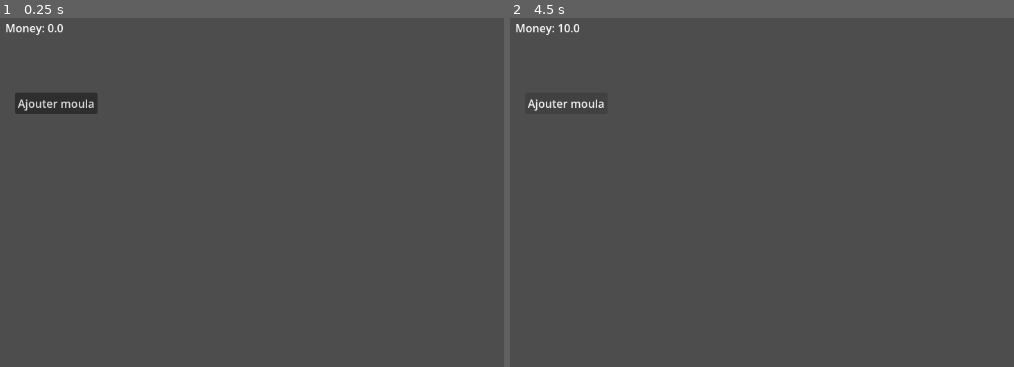
Above: before the commit, frames 1-2 (left to right).
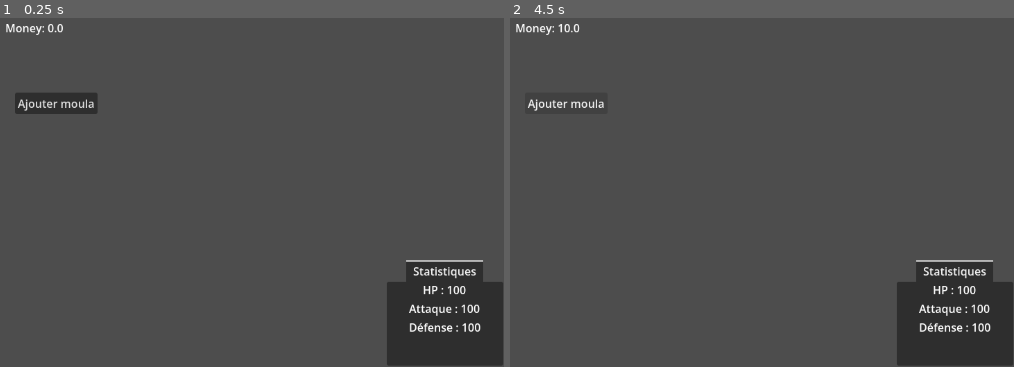
Above: after the commit, the same moments.

Repository: XeyNox/Snakdle
Game: Godot game, scene res://Scenes/Main.tscn
Two runs of this game, one before a commit and one after it. Both use one fixed random seed, a clock stepped at 60 frames per second and the inputs below.
Inputs:
- Up to frame 1 (0.25 s): no input
- Up to frame 2 (4.5 s): click "Ajouter moula" at 0.5 s; click "Ajouter moula" at 1.25 s; click "Ajouter moula" at 2 s; tap Enter at 2.75, 4.25 s; tap Space at 3.5 s

The runs differ from the first frame. In frame 1, 6.2% of the frame differs, in the area x 76-100%, y 69-100%; in frame 2, 6.2%.

Commit message:
addStatBasic

Diff:
--- a/Scenes/Main.tscn
+++ b/Scenes/Main.tscn
@@ -3,6 +3,7 @@
 [ext_resource type="Script" uid="uid://bugott2csejag" path="res://Scenes/GameManager.gd" id="1_idj7w"]
 [ext_resource type="Script" uid="uid://buwe6edoa38so" path="res://Scenes/label.gd" id="2_kln2b"]
 [ext_resource type="Script" uid="uid://vjtwj8505nt8" path="res://Scenes/button.gd" id="2_rgh2o"]
+[ext_resource type="Script" uid="uid://cm7q361iaq3q1" path="res://Scripts/listStat.gd" id="4_rgh2o"]
 
 [node name="Main" type="Node2D" unique_id=1249350998]
 position = Vector2(452, 224)
@@ -31,3 +32,31 @@
 offset_bottom = 170.0
 script = ExtResource("2_kln2b")
 metadata/_edit_use_anchors_ = true
+
+[node name="TabContainer" type="TabContainer" parent="CanvasLayer" unique_id=325402615]
+offset_left = 983.0
+offset_top = 494.0
+offset_right = 1151.0
+offset_bottom = 646.0
+tab_alignment = 1
+current_tab = 0
+script = ExtResource("4_rgh2o")
+
+[node name="Statistiques" type="VBoxContainer" parent="CanvasLayer/TabContainer" unique_id=229079137]
+layout_mode = 2
+metadata/_tab_index = 0
+
+[node name="HP" type="Label" parent="CanvasLayer/TabContainer/Statistiques" unique_id=1355302414]
+layout_mode = 2
+horizontal_alignment = 1
+vertical_alignment = 1
+
+[node name="Attaque" type="Label" parent="CanvasLayer/TabContainer/Statistiques" unique_id=178179328]
+layout_mode = 2
+horizontal_alignment = 1
+vertical_alignment = 1
+
+[node name="Défense" type="Label" parent="CanvasLayer/TabContainer/Statistiques" unique_id=1833467842]
+layout_mode = 2
+horizontal_alignment = 1
+vertical_alignment = 1
--- /dev/null
+++ b/Scripts/listStat.gd
@@ -0,0 +1,20 @@
+extends TabContainer
+
+# Stats du personnage (variables)
+var hp_value = 100
+var attaque_value = 100
+var defense_value = 100
+
+# Références aux labels (nœuds)
+@onready var hp_label = $Statistiques/HP
+@onready var attaque_label = $Statistiques/Attaque
+@onready var defense_label = $Statistiques/Défense
+
+func _ready():
+	print("HP : " + str(hp_value))
+	update_stats()
+
+func update_stats():
+	hp_label.text = "HP : " + str(hp_value)
+	attaque_label.text = "Attaque : " + str(attaque_value)
+	defense_label.text = "Défense : " + str(defense_value)
Not shown, added: Scripts/listStat.gd.uid
